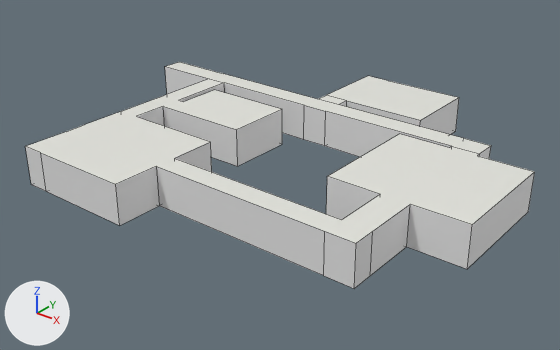
A saved change to the Blender file WalkingSim/House.blend.
Both versions are drawn from a 50 mm lens placed at (36.6, -58.2, 30.6), pointed at (-3.6, -7.9, -0.6). Arrows for +X, +Y and +Z are at lower left; the lights stay in place. Mesh edges are drawn as thin lines.

Names of what the first picture shows: 'floor -col'.
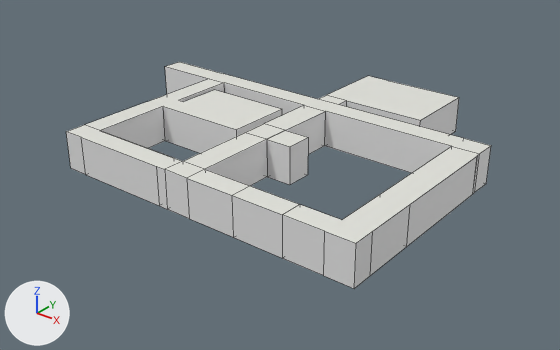
Patch to the scene script:
```diff
--- a/WalkingSim/House.blend.py
+++ b/WalkingSim/House.blend.py
@@ me_plane @@
 # used by ob_floor__col; location = (0.0, 0.0, 0.0)
-me_plane.from_pydata(...)  # 102 vertices, 80 faces; spans x -25.6..17.4, y -24.0..10.4, z 0.0..3.7
+me_plane.from_pydata(...)  # 120 vertices, 104 faces; spans x -25.6..12.4, y -19.7..10.4, z 0.0..3.7
+# me_plane part 1
+# 19 vertices are removed from x -18.8..17.4, y -24.0..-1.5, z 0.0..3.7
+# 28 faces are deleted
+# 1 vertex moves from x 17.4, y -1.5, z 0.0 to x 12.4, y -1.5, z 0.0
+# 26 vertices are added at x -16.7..12.4, y -19.7..-1.5, z 0.0..3.7
+# 6 new vertices lie (0.0, -2.6, 0.0) away from vertices in x -6.1..-3.6, y -7.2, z 0.0..3.7
+# 5 new vertices lie (0.0, -7.9, 0.0) away from vertices in x -16.7..-3.6, y -9.8, z 0.0..3.7
+# 29 new faces join them, mat_wallmat (white #e7e7e7)
+# 12 new faces join them, mat_floormaterial (white #e7e6dc)
+# 11 new faces join them, mat_ceilingmat (white #e7e7e0)
 me_plane.materials.append(mat_floormaterial)
```

Changed parts and their boxes [x1, y1, x2, y2] in the pictures (560 x 350 px):
'floor -col', reshaped (17% narrower)
    before: [25, 62, 535, 288]
    after: [66, 62, 491, 288]
part 1 of me_plane, built on
    before: [25, 102, 535, 269]
    after: [66, 102, 479, 260]
